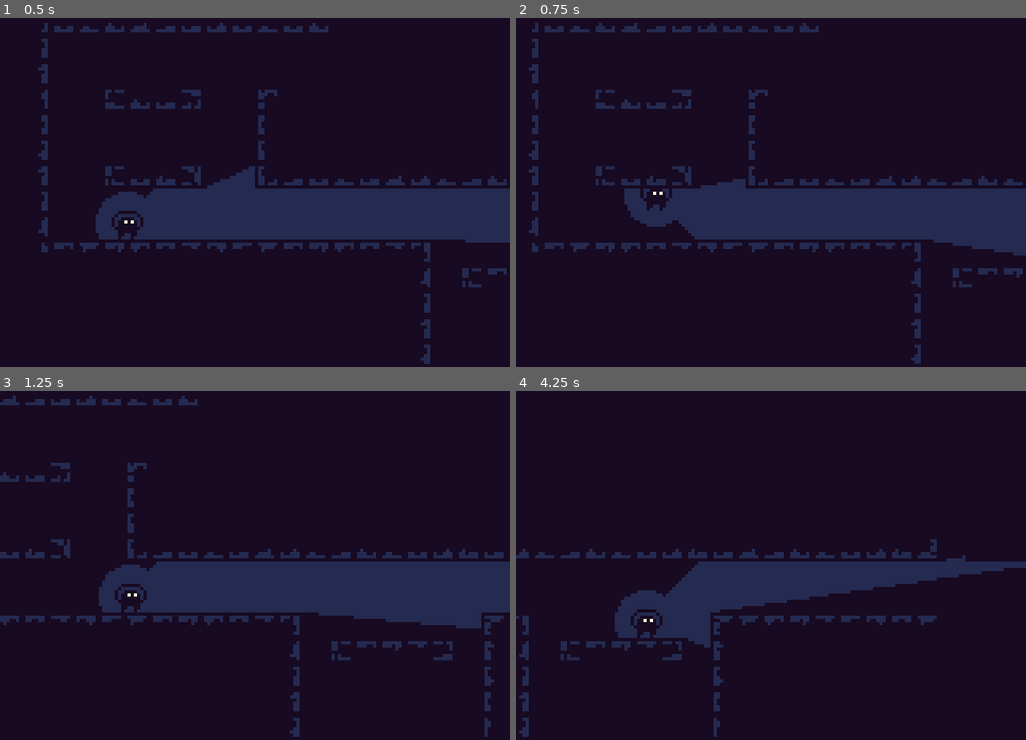
Above: before the commit, frames 1-4 (two rows, left to right).
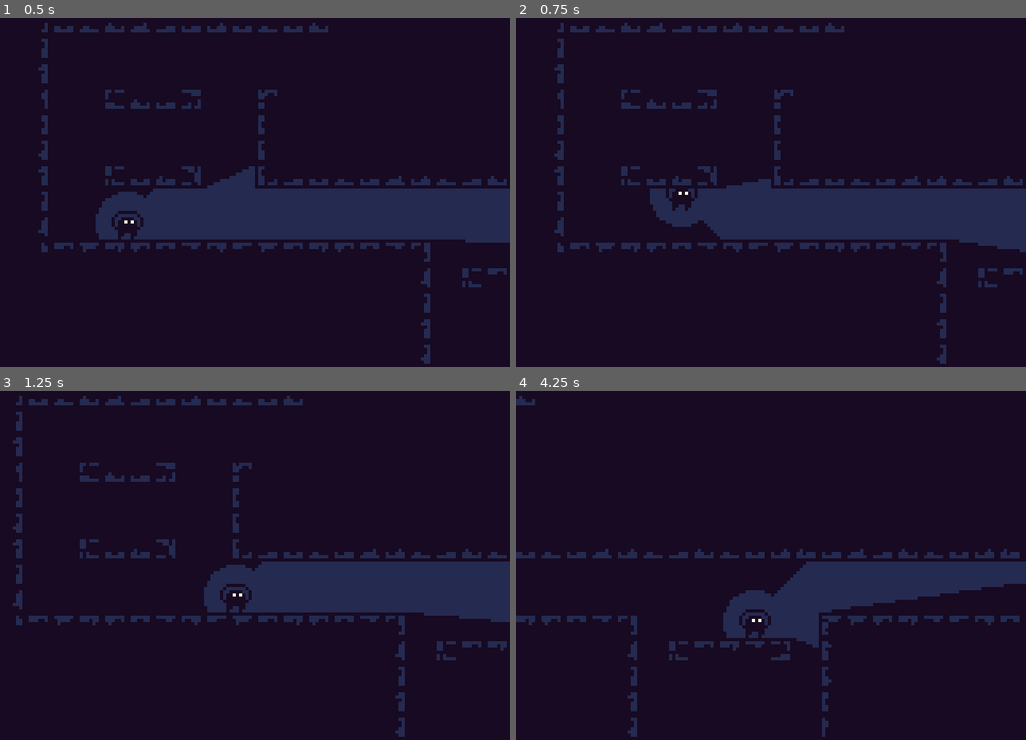
Above: after the commit, the same moments.

Repository: Mayflowers701/GBJam11
Game: Godot game, scene res://GBJam11.tscn
The game is run twice, just before and just after one commit, with the same random seed, the same clock (stepped at 60 frames per second) and the same inputs.
Inputs:
- Up to frame 1 (0.5 s): no input
- Up to frame 2 (0.75 s): tap Enter at 0.5 s; hold Right (game_right) from 0.53 s (still down); tap Z (game_z) at 0.6 s
- Up to frame 3 (1.25 s): keep holding Right (game_right); tap Up (game_up) at 0.77 s
- Up to frame 4 (4.25 s): tap Z (game_z) every 0.75 s from 1.35 to 3.6 s; tap Up (game_up) at 1.52, 3.02, 3.77 s; release Right (game_right) at 2.03 s; hold Left (game_left) 2.03-2.78 s; hold Right (game_right) from 2.78 s (still down)

Frame 1 is identical in both runs. In frame 2, 5.5% of the frame differs, in the area x 2-100%, y 1-100%; in frame 3, 8.7%; in frame 4, 11%, in the area x 0-100%, y 1-100%.

Commit message:
Added Camera with Offset
Added a camera that moves only when the player pushes against an "offset" border similar to Mario.

Diff:
--- /dev/null
+++ b/CameraOffset.gd
@@ -0,0 +1,43 @@
+extends Camera2D
+
+# Player Object
+@onready var player = $"../Player"
+
+# Camera Variables
+@export var cameraLead = 24	# Absolute value for camera lead
+@export var cameraOffset = Vector2(8, 0) # Camera offset before moving
+@export var cameraSpeed = 0.05
+# var viewport # Game resolution
+var cameraDirection = 1 # Directional camera lead
+
+# Called when the node enters the scene tree for the first time.
+func _ready():
+	# viewport = get_viewport_rect().size
+	position = player.position
+	pass
+
+# Called every frame. 'delta' is the elapsed time since the previous frame.
+func _physics_process(delta): #_process(delta)
+	# Where the player is framed in camera
+	var follow = Vector2(player.position) + Vector2(cameraLead * cameraDirection, 0)
+
+	# Difference of player position and camera "center" (offsetted)
+	var xDif = position.x - follow.x
+	#var yDif = position.y - follow.y
+
+	# Move camera in direction of player when player pushes against an offset border
+	var newPos = position
+	if(abs(xDif) >= cameraOffset.x):	# Horizontal
+		if player.direction > 0:
+			cameraDirection = 1
+		elif player.direction < 0:
+			cameraDirection = -1
+		newPos.x = follow.x
+
+	# if(abs(yDif) >= cameraOffset.y):	# Vertical
+	#	newPos.y = follow.y
+
+	# Change camera position
+	position = lerp(position, newPos, cameraSpeed )
+
+	pass
--- a/GBJam11.tscn
+++ b/GBJam11.tscn
@@ -1,9 +1,10 @@
-[gd_scene load_steps=9 format=3 uid="uid://d1yfsw0n2e68a"]
+[gd_scene load_steps=10 format=3 uid="uid://d1yfsw0n2e68a"]
 
 [ext_resource type="Texture2D" uid="uid://bg6g5aptl3uyh" path="res://8PxTilePlaceholders.png" id="1_yor60"]
 [ext_resource type="PackedScene" uid="uid://42grynypajcv" path="res://Player.tscn" id="2_foi6x"]
 [ext_resource type="Texture2D" uid="uid://duahjbo5xv3g" path="res://horror_plat_walls.png" id="4_k5xw0"]
 [ext_resource type="AudioStream" uid="uid://mww11prk2iaa" path="res://Babbling-brook-sounds.mp3" id="4_lijr6"]
+[ext_resource type="Script" path="res://CameraOffset.gd" id="5_3weml"]
 
 [sub_resource type="TileSetAtlasSource" id="TileSetAtlasSource_i64hi"]
 resource_name = "Greyscale"
@@ -197,3 +198,10 @@
 layer_0/tile_data = PackedInt32Array(851970, 65536, 0, 851971, 0, 0, 851972, 131072, 0, 851973, 196608, 0, 851974, 2621 …(1591 unchanged characters)…
 
 [node name="CanvasLayer" type="CanvasLayer" parent="."]
+
+[node name="CameraOffset" type="Camera2D" parent="."]
+process_callback = 0
+limit_left = 0
+limit_top = 0
+limit_bottom = 144
+script = ExtResource("5_3weml")
--- a/Player.tscn
+++ b/Player.tscn
@@ -98,6 +98,7 @@
 current = true
 
 [node name="GameCamera" type="Camera2D" parent="."]
+enabled = false
 limit_left = 0
 limit_top = 0
 limit_bottom = 144
